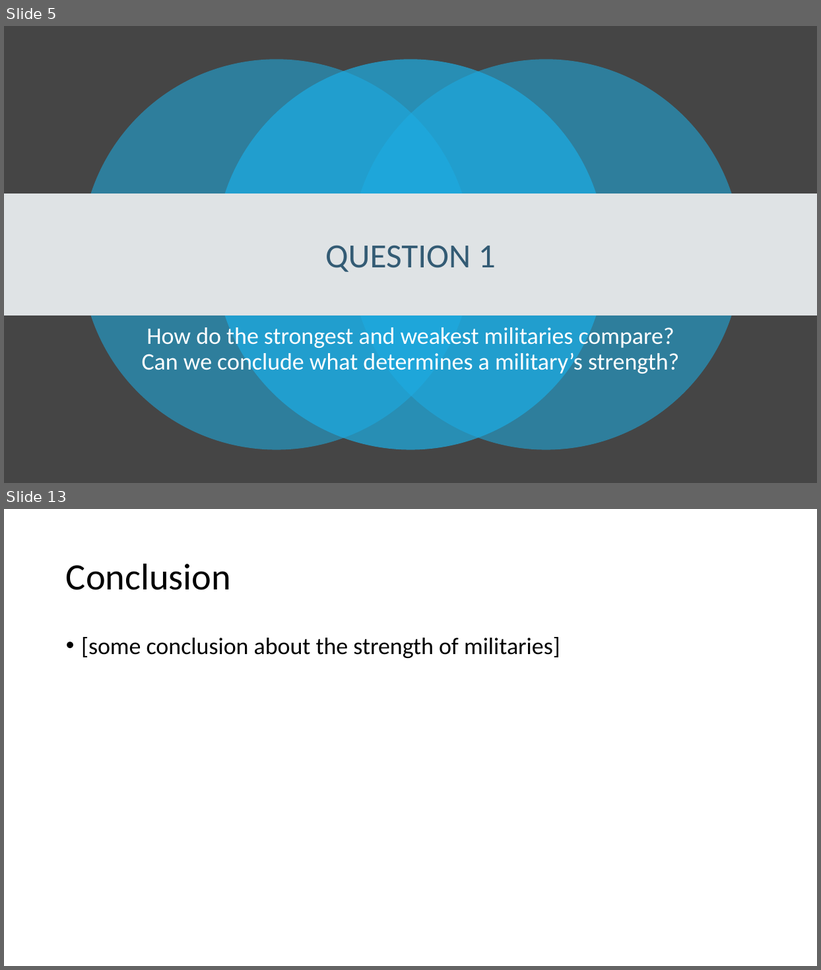
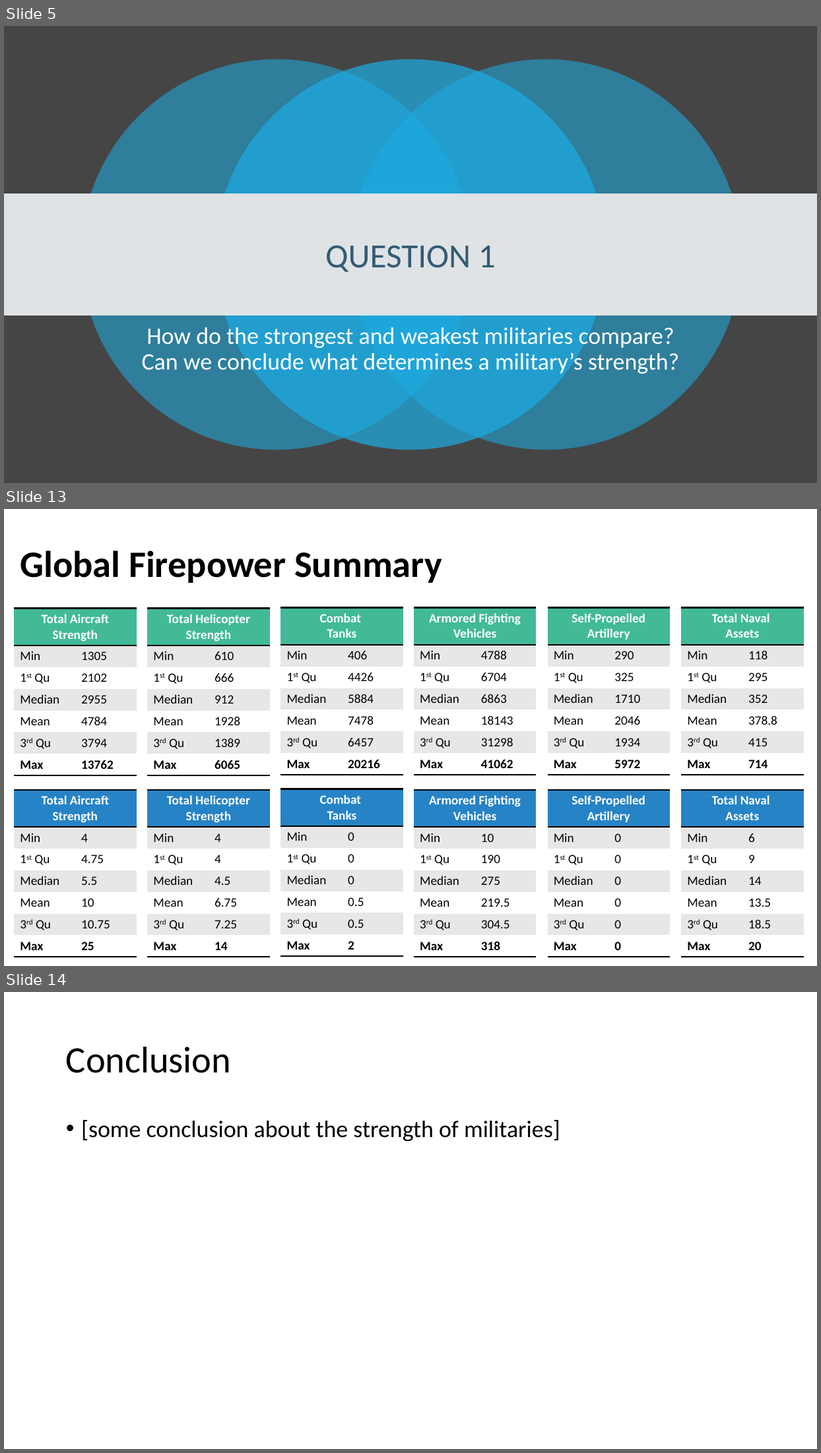
Before and after one commit to xazip/ds202_Final_Project, a slide deck: DS 202 Final Presentation.pptx. Shown one above the other, each under a label of ours: slides 5 and 13 before the commit, slides 5, 13 and 14 after it; the slides between them are not shown. The pictures are 821x970 and 821x1453 pixels, drawn with LibreOffice and Linux fonts; fonts in the diff are those of the drawing. Boxes give left, top, right and bottom in pixels: in the first picture for what was removed or moved away, otherwise in the second. Text is boxed around its words. In the diff, an @@ line names an element or a change of style, - is before the commit and + after.

```diff
--- a/DS 202 Final Presentation.pptx
+++ b/DS 202 Final Presentation.pptx
@@ slide 13 added at [4, 509, 817, 966], background #FFFFFF @@
@@ title added at [20, 551, 442, 583], 44 pt, text #000000, bold @@
+Global Firepower Summary
@@ table added at [14, 609, 136, 773], 7 rows, 2 columns @@
+Total Aircraft Strength | 
+Min | 1305
+1st Qu | 2102
+Median | 2955
+Mean | 4784
+3rd Qu | 3794
+Max | 13762
@@ table added at [147, 609, 269, 773], 7 rows, 2 columns @@
+Total Helicopter Strength | 
+Min | 610
+1st Qu | 666
+Median | 912
+Mean | 1928
+3rd Qu | 1389
+Max | 6065
@@ table added at [281, 608, 403, 772], 7 rows, 2 columns @@
+Combat / Tanks | 
+Min | 406
+1st Qu | 4426
+Median | 5884
+Mean | 7478
+3rd Qu | 6457
+Max | 20216
@@ table added at [414, 608, 536, 772], 7 rows, 2 columns @@
+Armored Fighting Vehicles | 
+Min | 4788
+1st Qu | 6704
+Median | 6863
+Mean | 18143
+3rd Qu | 31298
+Max | 41062
@@ table added at [547, 608, 669, 772], 7 rows, 2 columns @@
+Self-Propelled Artillery | 
+Min | 290
+1st Qu | 325
+Median | 1710
+Mean | 2046
+3rd Qu | 1934
+Max | 5972
@@ table added at [682, 608, 804, 772], 7 rows, 2 columns @@
+Total Naval / Assets | 
+Min | 118
+1st Qu | 295
+Median | 352
+Mean | 378.8
+3rd Qu | 415
+Max | 714
@@ table added at [14, 790, 136, 955], 7 rows, 2 columns @@
+Total Aircraft Strength | 
+Min | 4
+1st Qu | 4.75
+Median | 5.5
+Mean | 10
+3rd Qu | 10.75
+Max | 25
@@ table added at [147, 790, 269, 955], 7 rows, 2 columns @@
+Total Helicopter Strength | 
+Min | 4
+1st Qu | 4
+Median | 4.5
+Mean | 6.75
+3rd Qu | 7.25
+Max | 14
@@ table added at [281, 789, 403, 954], 7 rows, 2 columns @@
+Combat / Tanks | 
+Min | 0
+1st Qu | 0
+Median | 0
+Mean | 0.5
+3rd Qu | 0.5
+Max | 2
@@ table added at [414, 790, 536, 955], 7 rows, 2 columns @@
+Armored Fighting Vehicles | 
+Min | 10
+1st Qu | 190
+Median | 275
+Mean | 219.5
+3rd Qu | 304.5
+Max | 318
@@ table added at [547, 790, 669, 955], 7 rows, 2 columns @@
+Self-Propelled Artillery | 
+Min | 0
+1st Qu | 0
+Median | 0
+Mean | 0
+3rd Qu | 0
+Max | 0
@@ table added at [682, 790, 804, 955], 7 rows, 2 columns @@
+Total Naval / Assets | 
+Min | 6
+1st Qu | 9
+Median | 14
+Mean | 13.5
+3rd Qu | 18.5
+Max | 20
@@ what was slide 13 is now slide 14 @@
```
Also in this commit, not shown: 7 slides changed, 5 other slides added, 5 slides removed.
